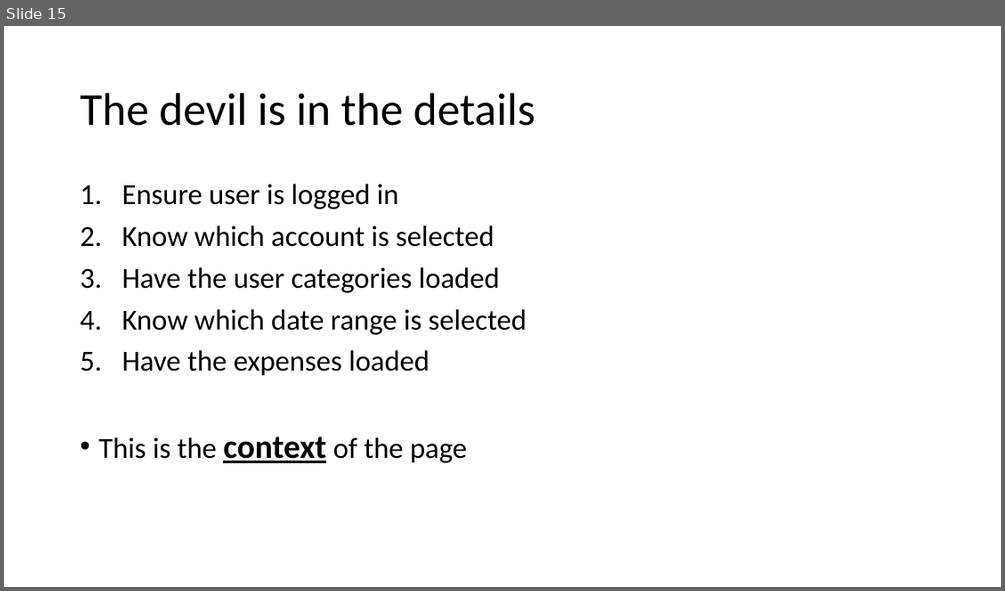
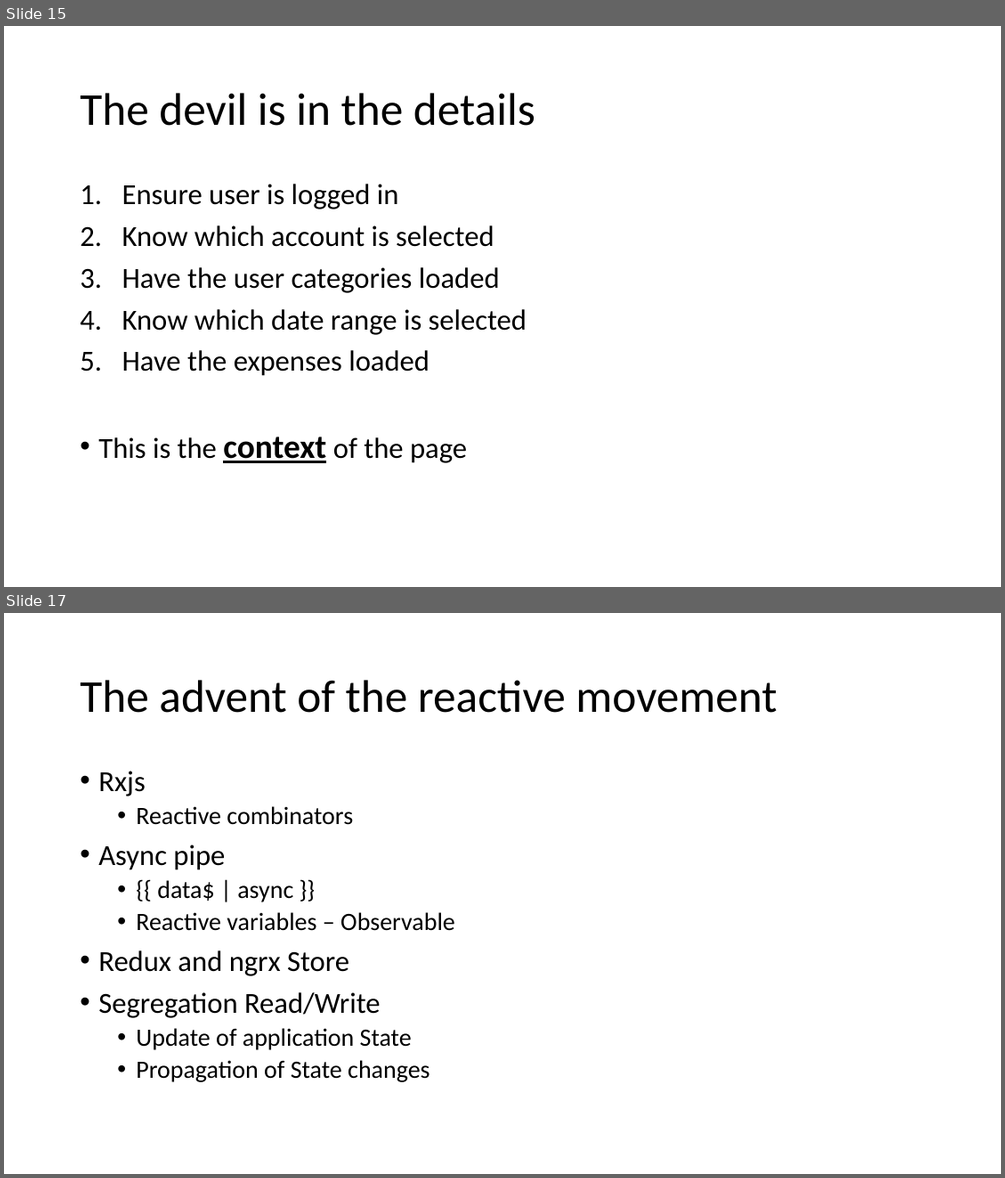
Before and after one commit to Kimserey/BlogArchive, a slide deck: angular/Frontend.pptx. Shown one above the other, each under a label of ours: slide 15 before the commit, slides 15 and 17 after it; the slides between them are not shown. The pictures are 1005x591 and 1005x1178 pixels, drawn with LibreOffice and Linux fonts; fonts in the diff are those of the drawing. Boxes give left, top, right and bottom in pixels: in the first picture for what was removed or moved away, otherwise in the second. Text is boxed around its words. In the diff, an @@ line names an element or a change of style, - is before the commit and + after.

```diff
--- a/angular/Frontend.pptx
+++ b/angular/Frontend.pptx
@@ slide 17 added at [4, 613, 1001, 1174], background #FFFFFF @@
@@ title added at [80, 680, 777, 713], 44 pt, text #000000 @@
+The advent of the reactive movement
@@ text added at [98, 771, 455, 1082], 24 pt, text #000000 @@
+• Rxjs
+  • Reactive combinators
+• Async pipe
+  • {{ data$ | async }}
+  • Reactive variables – Observable
+• Redux and ngrx Store
+• Segregation Read/Write
+  • Update of application State
+  • Propagation of State changes
```
Also in this commit, not shown: 1 slide changed, 13 other slides added.
